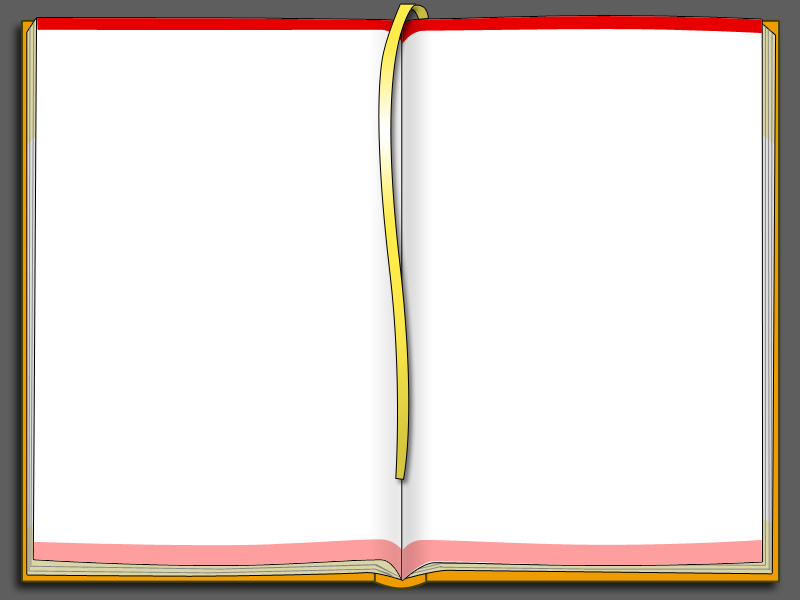
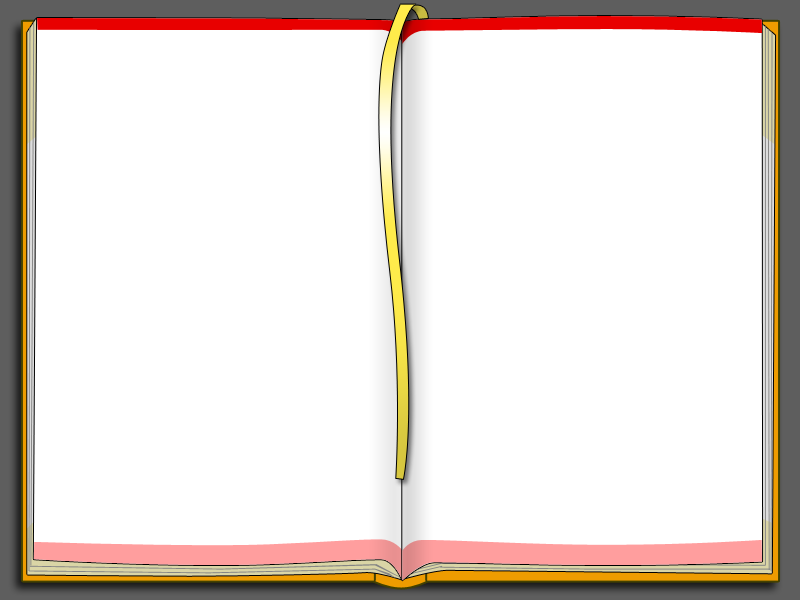
Comparing the layer stacks of the two 800 × 600 images. Changes:
painted on "Фигура 3 (копия) 5" over (403, 561, 585, 580)
